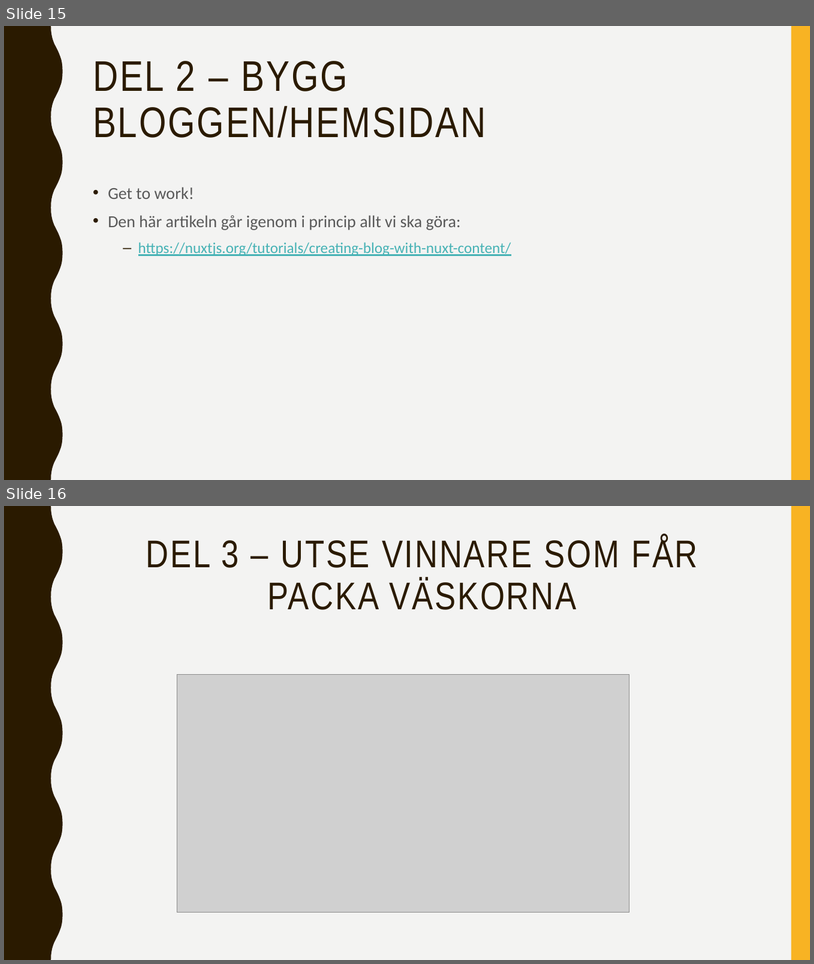
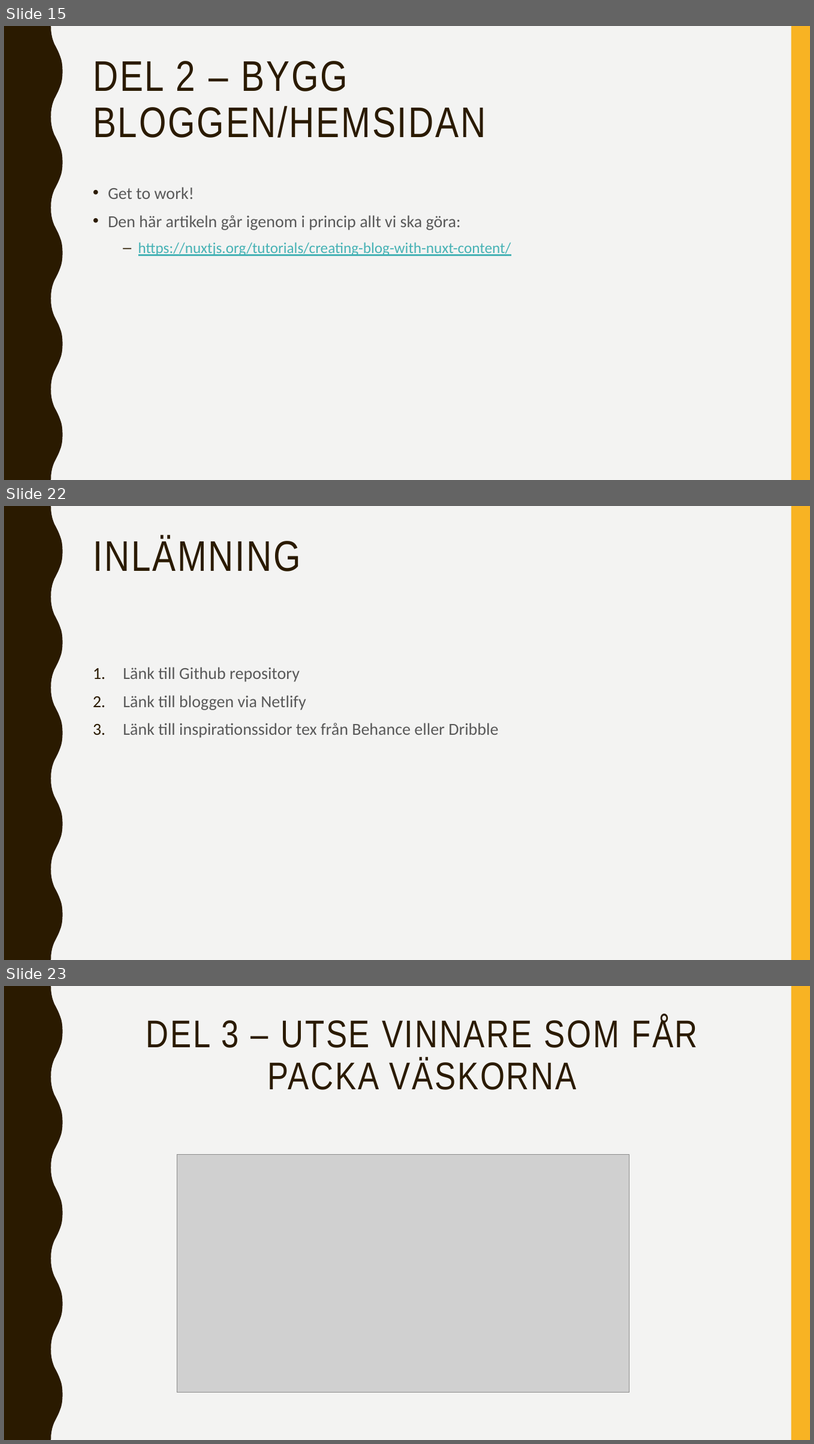
Before and after one commit to abbjetmus/programmering, a slide deck: Blogg-Projektet/Bygga-Blogg.pptx. Shown one above the other, each under a label of ours: slides 15 and 16 before the commit, slides 15, 22 and 23 after it; the slides between them are not shown. The pictures are 814x964 and 814x1444 pixels, drawn with LibreOffice and Linux fonts; fonts in the diff are those of the drawing; grey boxes stand for pictures. Boxes give left, top, right and bottom in pixels: in the first picture for what was removed or moved away, otherwise in the second. Text is boxed around its words. In the diff, an @@ line names an element or a change of style, - is before the commit and + after.

```diff
--- a/Blogg-Projektet/Bygga-Blogg.pptx
+++ b/Blogg-Projektet/Bygga-Blogg.pptx
@@ slide 22 added at [4, 506, 810, 960], background #F3F3F2; not listed: 2 template elements that a slide beside it also shows @@
@@ title added at [93, 537, 301, 571], 51 pt, text #2A1A00 @@
+INLÄMNING
@@ text added at [123, 667, 498, 738], 20 pt, text #595959 @@
+1. Länk till Github repository
+2. Länk till bloggen via Netlify
+3. Länk till inspirationssidor tex från Behance eller Dribble
@@ what was slide 16 is now slide 23 @@
```
Also in this commit, not shown: 6 other slides added, 1 other file.
